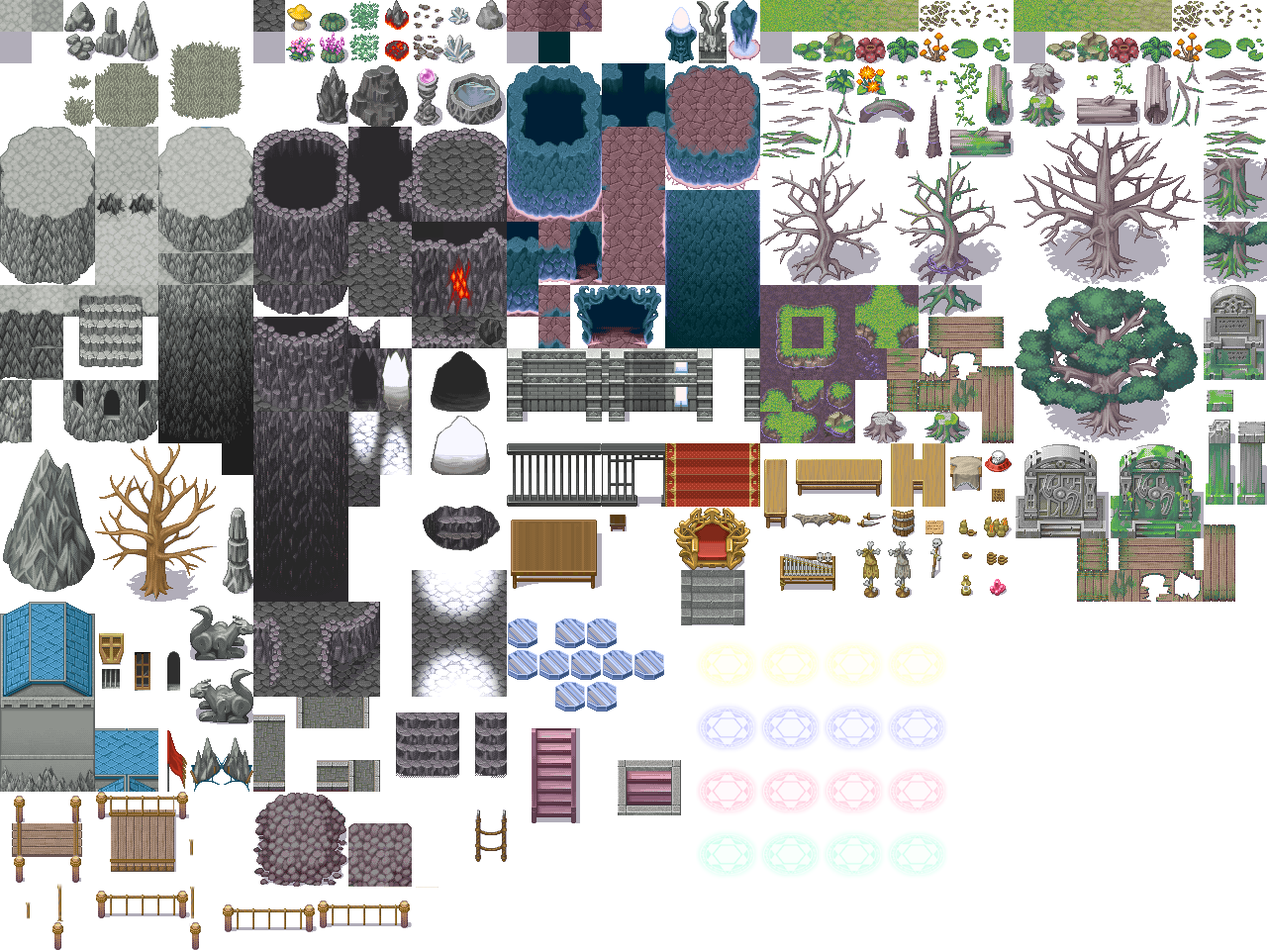
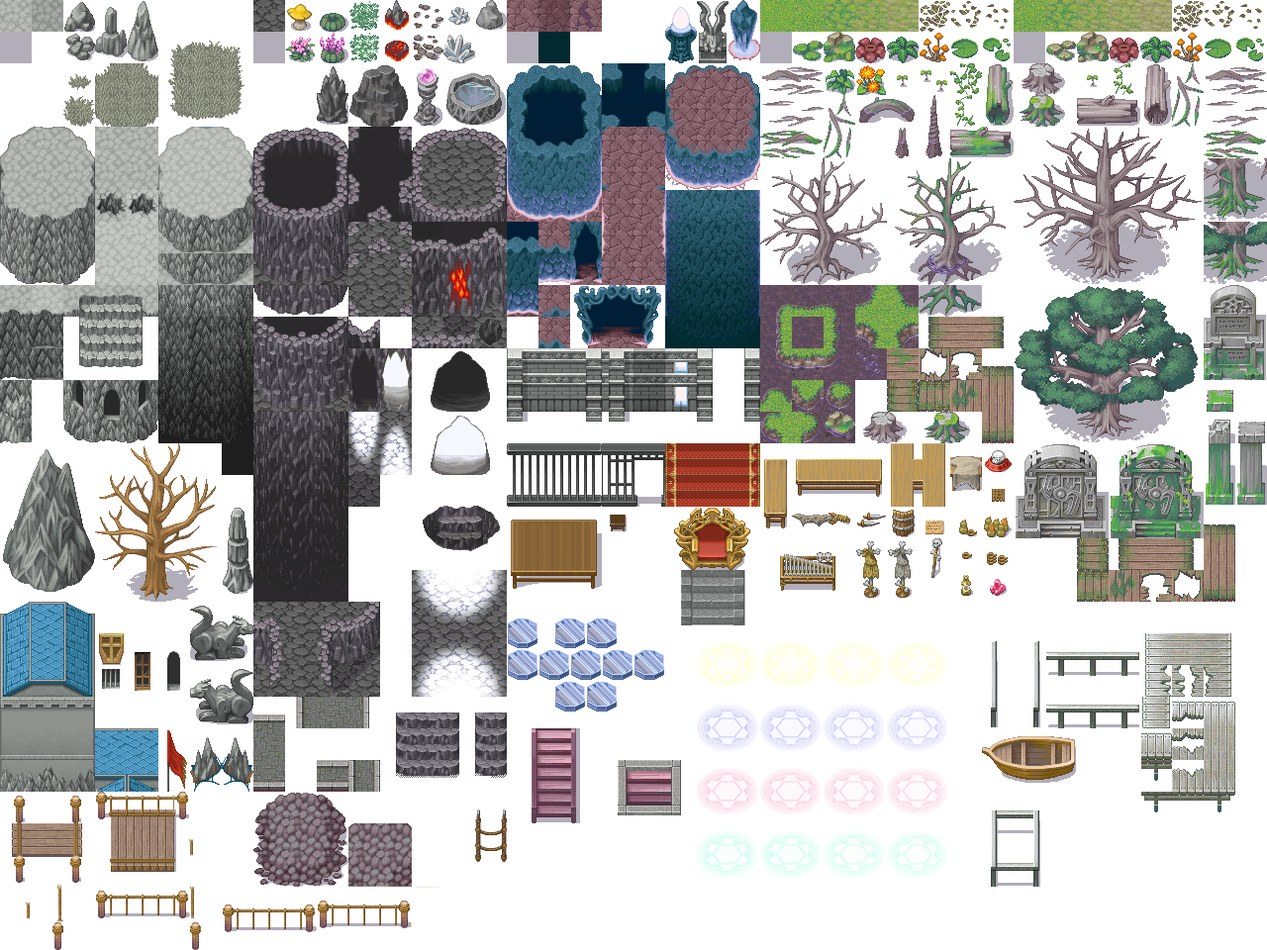
Before/after of a 1267px x 950px layered artwork. What changed in the layer stack:
added group "BarrierCorner" with 9 layers above "Calque 21" over [990, 810, 1041, 887]
added layer "Calque 22" in group "BarrierCorner" over [990, 810, 998, 887]
added layer "Calque 23" in group "BarrierCorner" over [1033, 810, 1041, 887]
added layer "Calque 26" in group "BarrierCorner" over [997, 830, 1006, 834]
added layer "Calque 27" in group "BarrierCorner" over [1026, 830, 1034, 834]
added layer "Calque 25" in group "BarrierCorner" over [991, 810, 1040, 835]
added layer "Calque 28" in group "BarrierCorner" over [1023, 882, 1034, 886]
added layer "Calque 24 copie" in group "BarrierCorner" over [1013, 862, 1040, 886]
added layer "Calque 29" in group "BarrierCorner" over [997, 882, 1003, 886]
added layer "Calque 24" in group "BarrierCorner" over [990, 862, 1014, 886]
added layer "Calque 21" above "Calque 20" over [990, 633, 1236, 813]
added layer "Calque 20" above "Calque 19" over [981, 736, 1076, 783]
